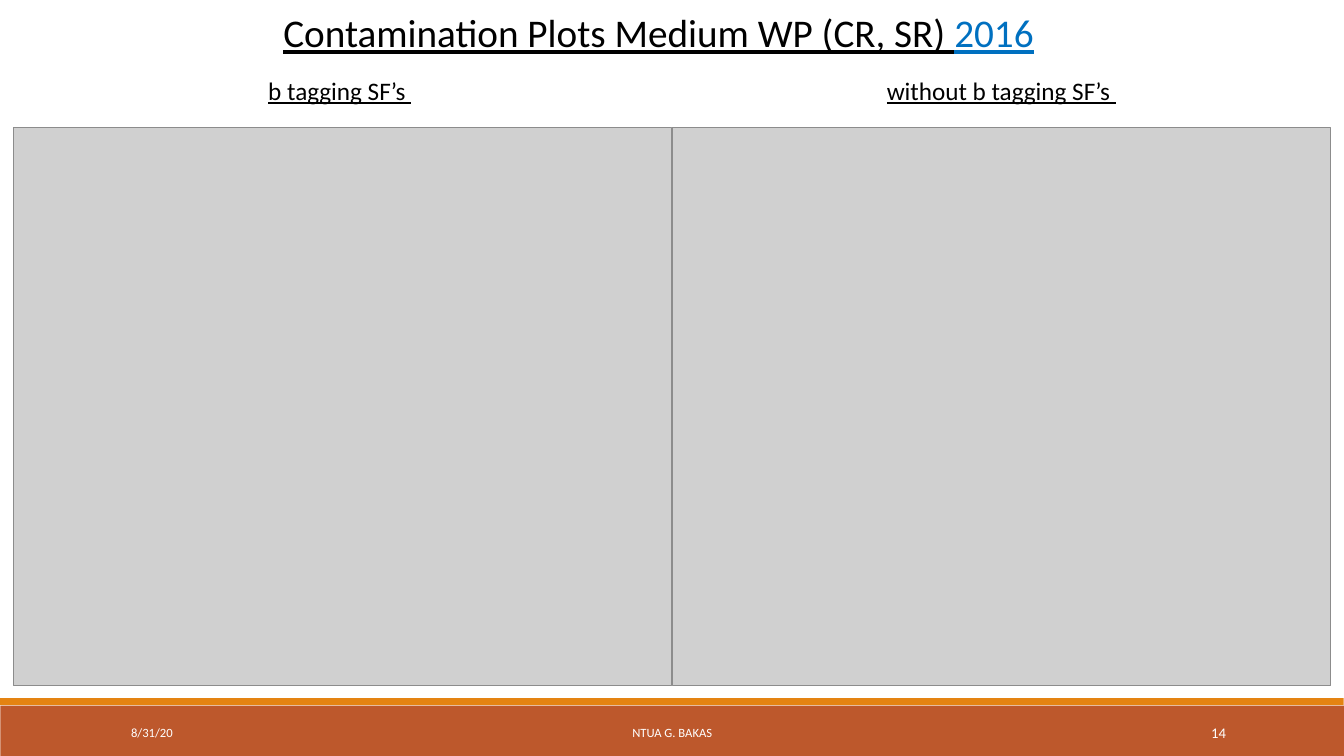
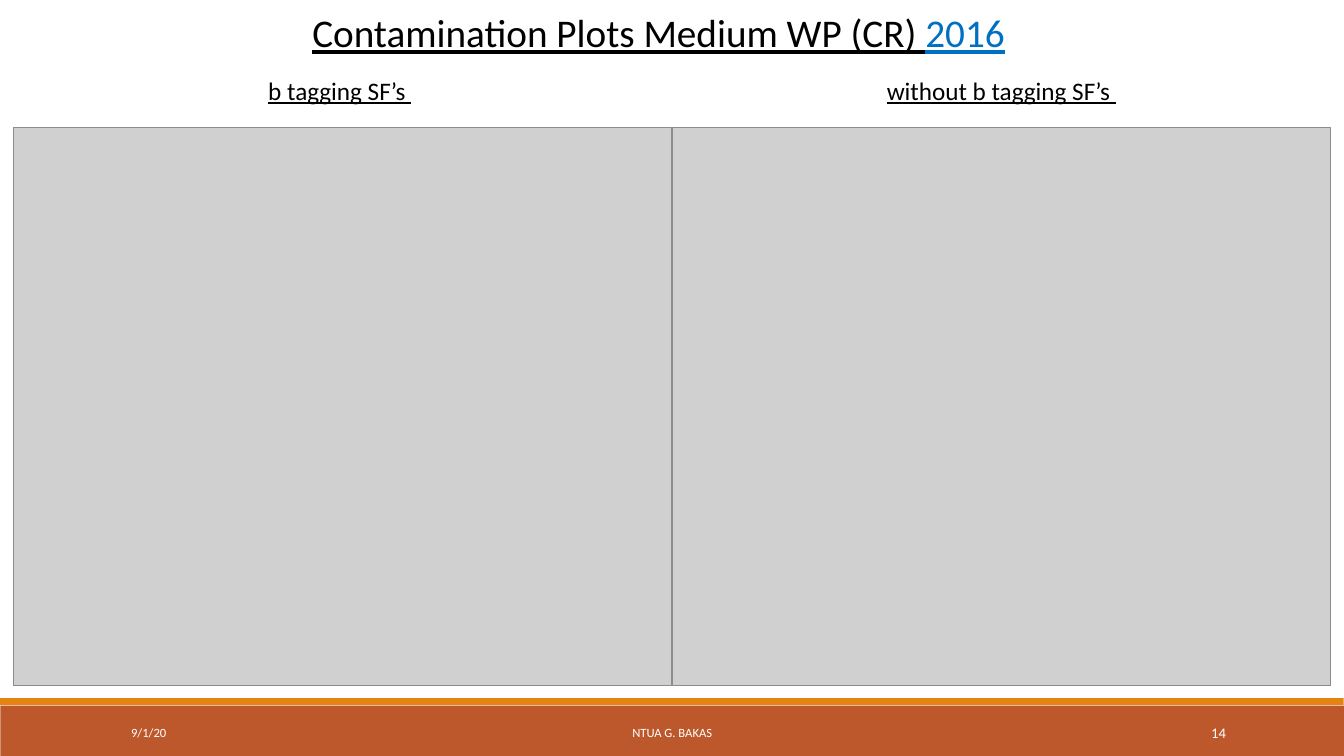
Before and after one commit to georgebakas/HEP-NTUA, a slide deck: slide 14 of Documents for Progress/AnalysisStatus_31August2020.pptx. Drawn at 1344x756 pixels with LibreOffice and Linux fonts; fonts in the diff are those of the drawing; grey boxes stand for pictures; background and template pictures are left out. Boxes give left, top, right and bottom in pixels: in the first picture for what was removed or moved away, otherwise in the second. Text is boxed around its words. In the diff, an @@ line names an element or a change of style, - is before the commit and + after.

Commit message:
run files for the b tagging SF plots

```diff
--- a/Documents for Progress/AnalysisStatus_31August2020.pptx
+++ b/Documents for Progress/AnalysisStatus_31August2020.pptx
@@ text at <box>312,18,1004,54</box>: text changed @@
-Contamination Plots Medium WP (CR, SR) 2016
+Contamination Plots Medium WP (CR) 2016
@@ text at <box>131,728,166,738</box>: text changed @@
-8/31/20
+9/1/20
```
Also in this commit, not shown: 35 other slides changed, 1 slide added, 14 other files.
